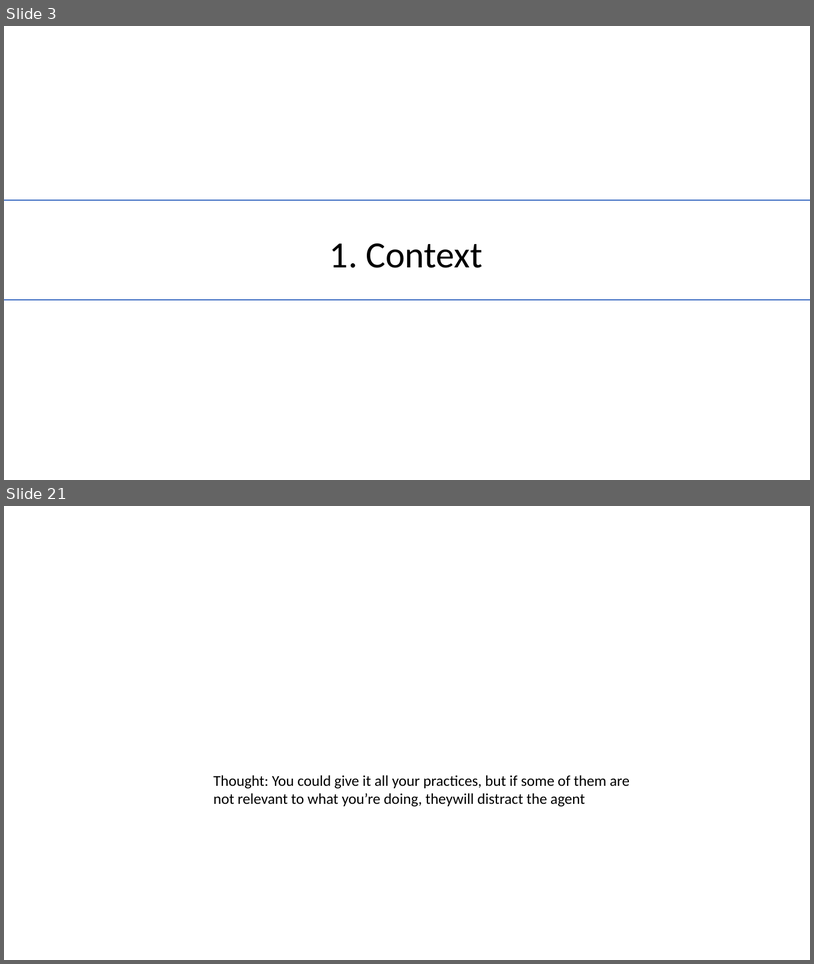
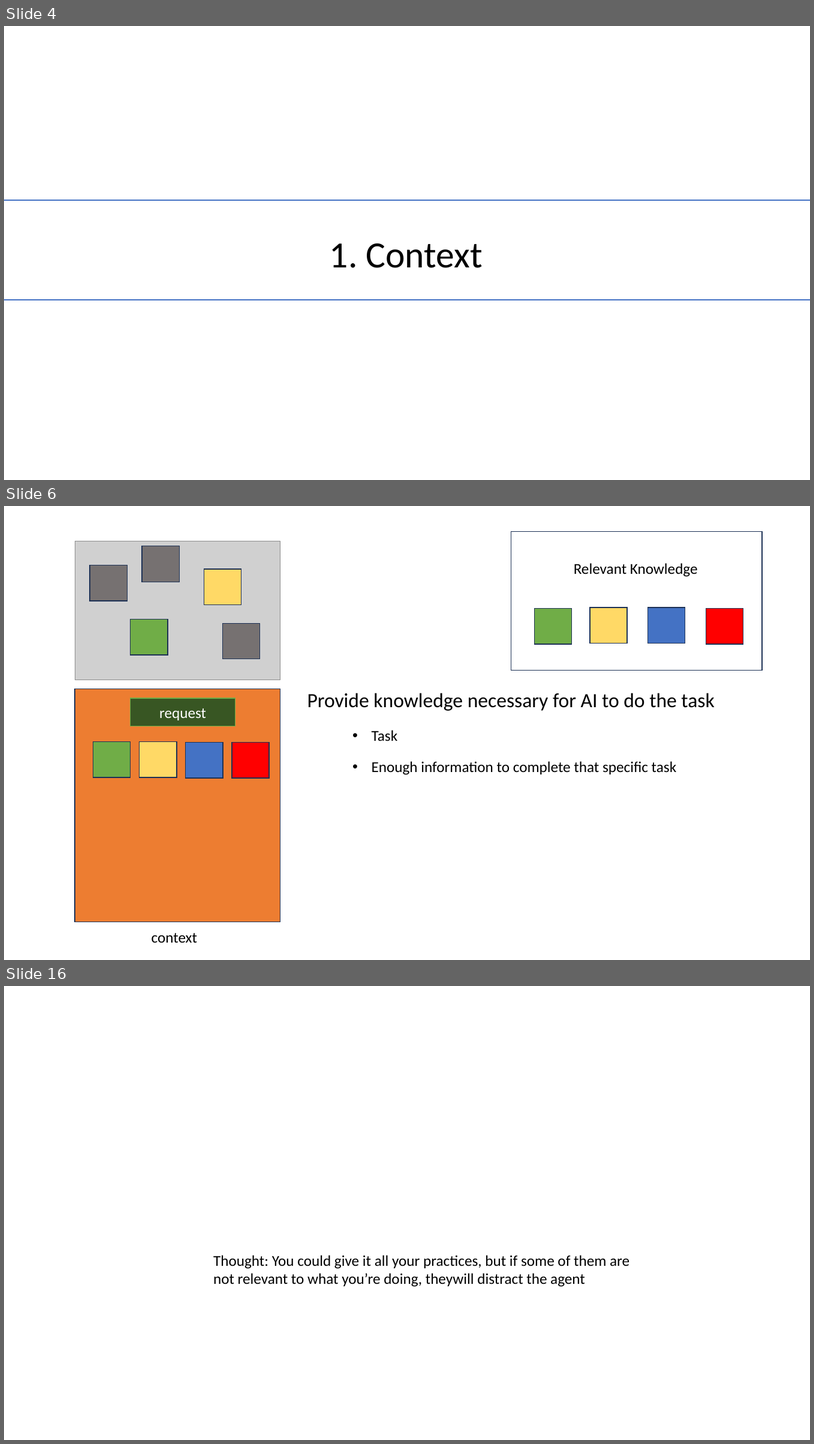
Before and after one commit to lexler/Talks, a slide deck: Slides/Core Patterns for Coding with AI.pptx. Shown one above the other, each under a label of ours: slides 3 and 21 before the commit, slides 4, 6 and 16 after it; the slides between them are not shown. The pictures are 814x964 and 814x1444 pixels, drawn with LibreOffice and Linux fonts; fonts in the diff are those of the drawing; grey boxes stand for pictures. Boxes give left, top, right and bottom in pixels: in the first picture for what was removed or moved away, otherwise in the second. Text is boxed around its words. In the diff, an @@ line names an element or a change of style, - is before the commit and + after.

```diff
--- a/Slides/Core Patterns for Coding with AI.pptx
+++ b/Slides/Core Patterns for Coding with AI.pptx
@@ slide 6 added at bbox=[4, 506, 810, 960], background #FFFFFF @@
@@ picture added at bbox=[75, 541, 281, 679] @@
@@ rectangle added at bbox=[512, 531, 762, 670], outline #1E3256 1 pt @@
@@ rectangle added at bbox=[142, 546, 179, 582], fill #767171, outline #1E3256 1 pt @@
@@ rectangle added at bbox=[90, 565, 128, 601], fill #767171, outline #1E3256 1 pt @@
@@ rectangle added at bbox=[204, 569, 242, 604], fill #FFD966, outline #1E3256 1 pt @@
@@ text added at bbox=[574, 563, 698, 577], 18 pt, text #000000 @@
+Relevant Knowledge
@@ rectangle added at bbox=[535, 608, 573, 644], fill #70AD47, outline #1E3256 1 pt @@
@@ rectangle added at bbox=[590, 607, 628, 643], fill #FFD966, outline #1E3256 1 pt @@
@@ rectangle added at bbox=[648, 607, 686, 643], fill #4472C4, outline #1E3256 1 pt @@
@@ rectangle added at bbox=[707, 608, 744, 644], fill #FF0000, outline #1E3256 1 pt @@
@@ rectangle added at bbox=[131, 619, 168, 655], fill #70AD47, outline #1E3256 1 pt @@
@@ rectangle added at bbox=[223, 624, 260, 659], fill #767171, outline #1E3256 1 pt @@
@@ rectangle added at bbox=[75, 688, 281, 922], fill #ED7D31, outline #1E3256 1 pt @@
@@ rectangle added at bbox=[131, 698, 235, 726], fill #385723, outline #70AD47 1 pt, 18 pt, text #FFFFFF @@
+request
@@ text added at bbox=[308, 693, 714, 711], 24 pt, text #000000 @@
+Provide knowledge necessary for AI to do the task
@@ text added at bbox=[372, 730, 398, 741], 18 pt, text #000000 @@
+• Task
@@ rectangle added at bbox=[93, 741, 131, 777], fill #70AD47, outline #1E3256 1 pt @@
@@ rectangle added at bbox=[140, 741, 177, 777], fill #FFD966, outline #1E3256 1 pt @@
@@ rectangle added at bbox=[185, 742, 223, 778], fill #4472C4, outline #1E3256 1 pt @@
@@ rectangle added at bbox=[232, 742, 270, 778], fill #FF0000, outline #1E3256 1 pt @@
@@ text added at bbox=[372, 761, 677, 775], 18 pt, text #000000 @@
+• Enough information to complete that specific task
@@ text added at bbox=[152, 933, 197, 942], 18 pt, text #000000 @@
+context
@@ what was slide 3 is now slide 4 @@
@@ what was slide 21 is now slide 16 @@
```
Also in this commit, not shown: 1 slide changed, 10 other slides added, 16 slides removed.
